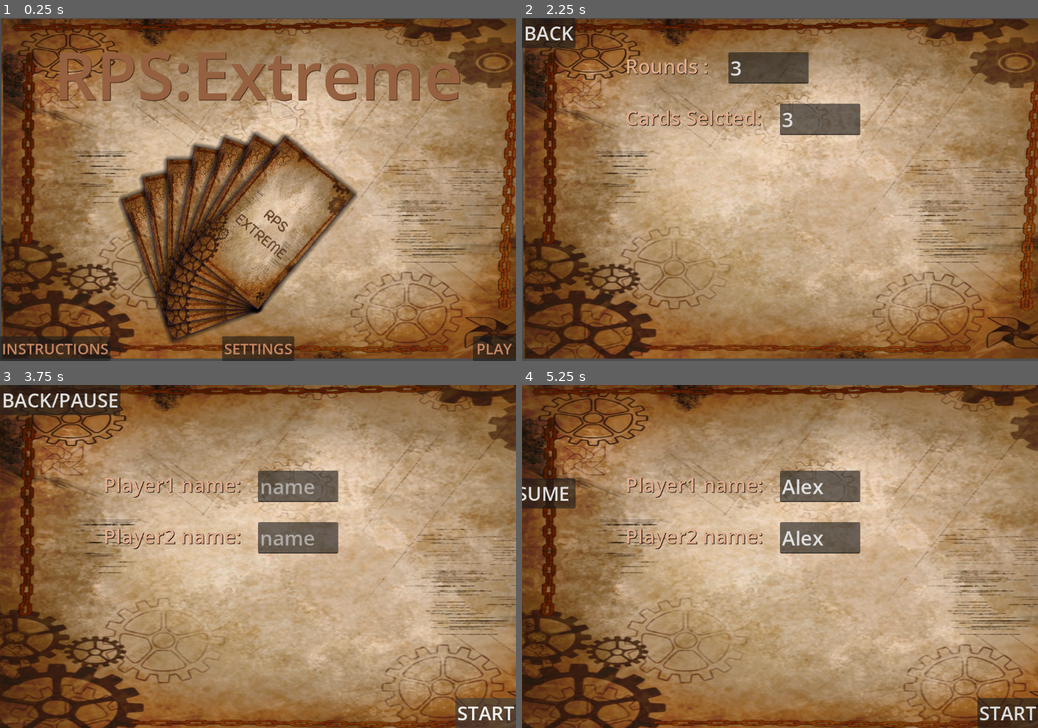
Above: before the commit, frames 1-4 (two rows, left to right).
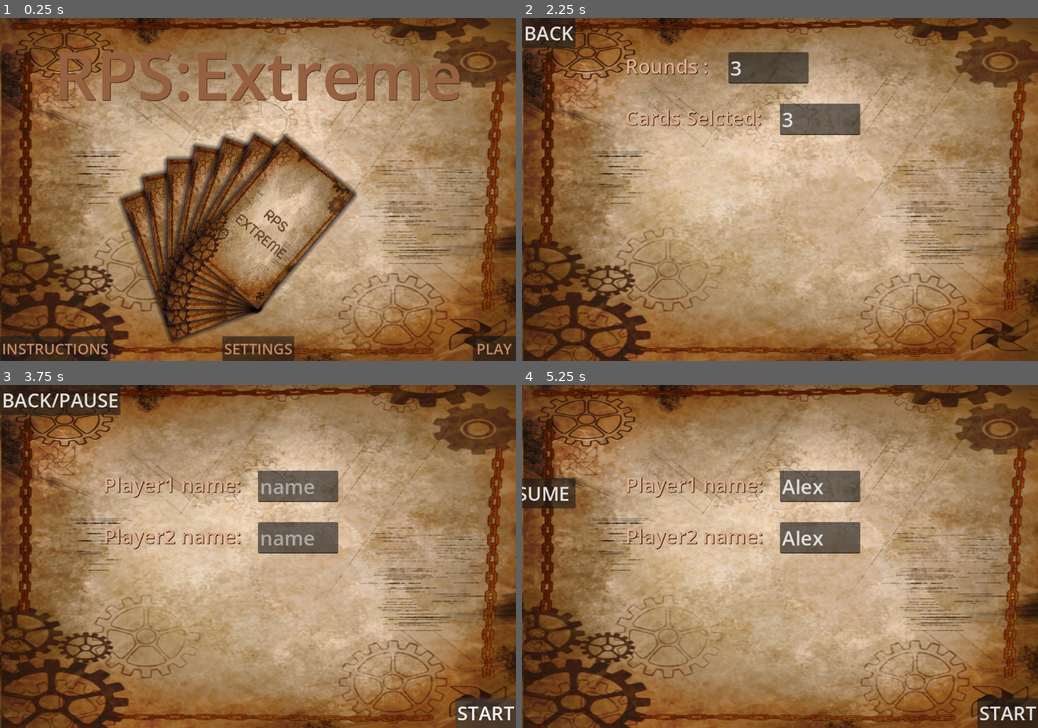
Above: after the commit, the same moments.

Repository: smkillerz777-star/RPS-Extreme
Game: Godot game, scene res://main_menu.tscn
Same seed, same stepped clock (60 frames per second), same inputs: the game is played once before the commit and once after it.
Inputs (mouse positions are in pixels of both pictures, inside the frame that each line leads up to):
- Up to frame 1 (0.25 s): no input
- Up to frame 2 (2.25 s): click "INSTRUCTIONS" at 0.5 s; click "BACK" at 1.25 s; click "SETTINGS" at 2 s
- Up to frame 3 (3.75 s): click "BACK" at 2.75 s; click "PLAY" at 3.5 s
- Up to frame 4 (5.25 s): click (821, 487) at 4.27 s; type "Alex" at 4.35 s; click (821, 539) at 4.5 s; type "Alex" at 4.58 s; click "BACK/PAUSE" at 5 s

The runs differ from the first frame. In frame 1, 21% of the frame differs, in the area x 0-100%, y 0-100%; in frame 2, 23%; in frame 3, 36%; in frame 4, 36%.

Commit message:
made the game export ready

Diff:
--- a/rps-extreme/game_over.tscn
+++ b/rps-extreme/game_over.tscn
@@ -12,10 +12,15 @@
 grow_vertical = 2
 script = ExtResource("1_y26ei")
 
-[node name="MainBg" type="Sprite2D" parent="." unique_id=355666079]
-position = Vector2(559.75, 358.75)
-scale = Vector2(0.98364276, 0.445591)
+[node name="Background" type="TextureRect" parent="." unique_id=190073430]
+layout_mode = 1
+anchors_preset = 15
+anchor_right = 1.0
+anchor_bottom = 1.0
+grow_horizontal = 2
+grow_vertical = 2
 texture = ExtResource("2_yxx3c")
+expand_mode = 1
 
 [node name="Label" type="Label" parent="." unique_id=1910377374]
 layout_mode = 1
--- a/rps-extreme/instructions.tscn
+++ b/rps-extreme/instructions.tscn
@@ -13,10 +13,15 @@
 grow_vertical = 2
 script = ExtResource("1_7ls63")
 
-[node name="MainBg" type="Sprite2D" parent="." unique_id=688555865]
-position = Vector2(559.75, 358.75)
-scale = Vector2(0.98364276, 0.445591)
+[node name="Background" type="TextureRect" parent="." unique_id=988563182]
+layout_mode = 1
+anchors_preset = 15
+anchor_right = 1.0
+anchor_bottom = 1.0
+grow_horizontal = 2
+grow_vertical = 2
 texture = ExtResource("2_ne5nb")
+expand_mode = 1
 
 [node name="page2" type="Control" parent="." unique_id=1006784132]
 visible = false
--- a/rps-extreme/main_game.tscn
+++ b/rps-extreme/main_game.tscn
@@ -13,10 +13,15 @@
 grow_vertical = 2
 script = ExtResource("1_1oj5k")
 
-[node name="MainBg" type="Sprite2D" parent="." unique_id=561546978]
-position = Vector2(607.25, 364.5)
-scale = Vector2(1.0800177, 0.46091312)
+[node name="Background" type="TextureRect" parent="." unique_id=226552420]
+layout_mode = 1
+anchors_preset = 15
+anchor_right = 1.0
+anchor_bottom = 1.0
+grow_horizontal = 2
+grow_vertical = 2
 texture = ExtResource("3_ykeeq")
+expand_mode = 1
 
 [node name="player1" type="Label" parent="." unique_id=1794818803]
 layout_mode = 1
--- a/rps-extreme/main_menu.tscn
+++ b/rps-extreme/main_menu.tscn
@@ -13,10 +13,15 @@
 grow_vertical = 2
 script = ExtResource("1_06t4h")
 
-[node name="MainBg" type="Sprite2D" parent="." unique_id=137237811]
-position = Vector2(559.75, 358.75)
-scale = Vector2(0.98364276, 0.445591)
+[node name="Background" type="TextureRect" parent="." unique_id=1877136135]
+layout_mode = 1
+anchors_preset = 15
+anchor_right = 1.0
+anchor_bottom = 1.0
+grow_horizontal = 2
+grow_vertical = 2
 texture = ExtResource("3_fu7sn")
+expand_mode = 1
 
 [node name="Play_Button" type="Button" parent="." unique_id=987525538]
 layout_mode = 1
--- a/rps-extreme/project.godot
+++ b/rps-extreme/project.godot
@@ -23,6 +23,7 @@
 
 window/size/viewport_width=1080
 window/size/viewport_height=720
+window/dpi/allow_hidpi=false
 
 [editor_plugins]
 
--- a/rps-extreme/settings.tscn
+++ b/rps-extreme/settings.tscn
@@ -12,10 +12,15 @@
 grow_vertical = 2
 script = ExtResource("1_x2hje")
 
-[node name="MainBg" type="Sprite2D" parent="." unique_id=918666054]
-position = Vector2(559.75, 358.75)
-scale = Vector2(0.98364276, 0.445591)
+[node name="Background" type="TextureRect" parent="." unique_id=1382970530]
+layout_mode = 1
+anchors_preset = 15
+anchor_right = 1.0
+anchor_bottom = 1.0
+grow_horizontal = 2
+grow_vertical = 2
 texture = ExtResource("2_nkug2")
+expand_mode = 1
 
 [node name="input1" type="LineEdit" parent="." unique_id=1028867089]
 layout_mode = 1
